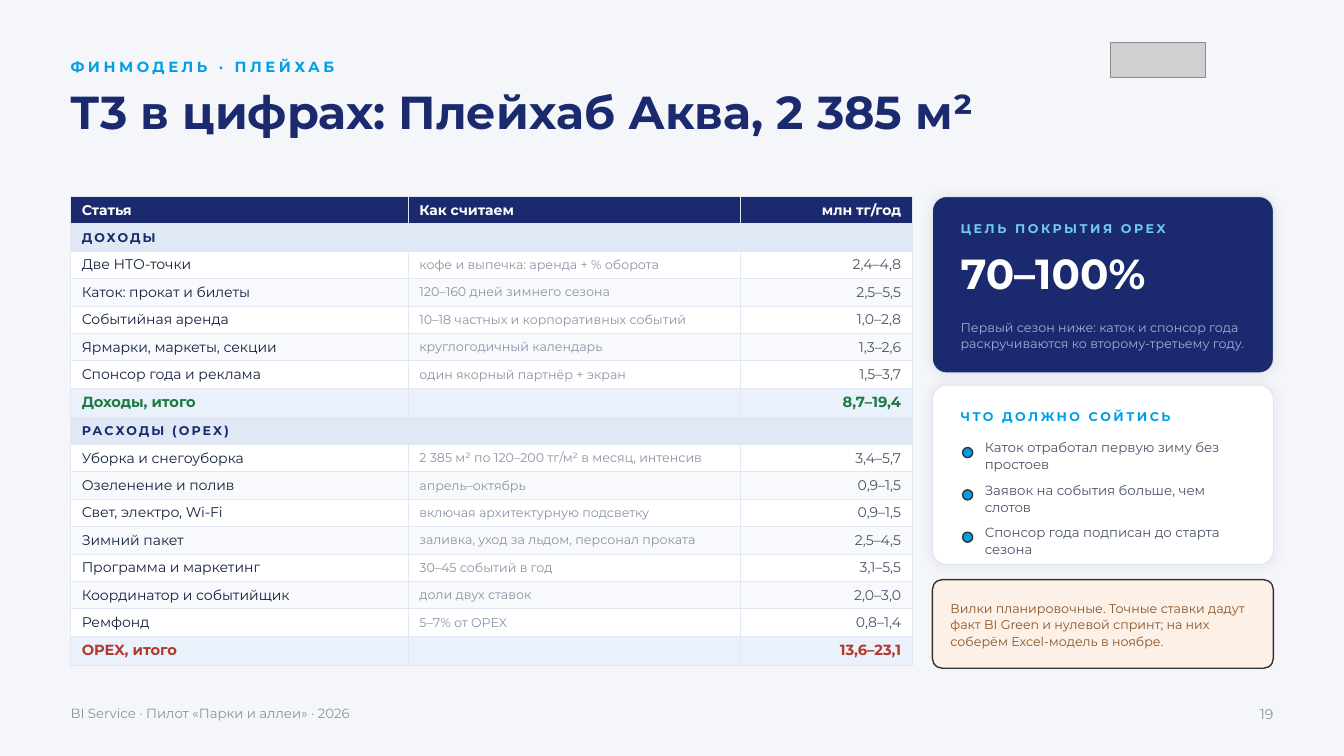
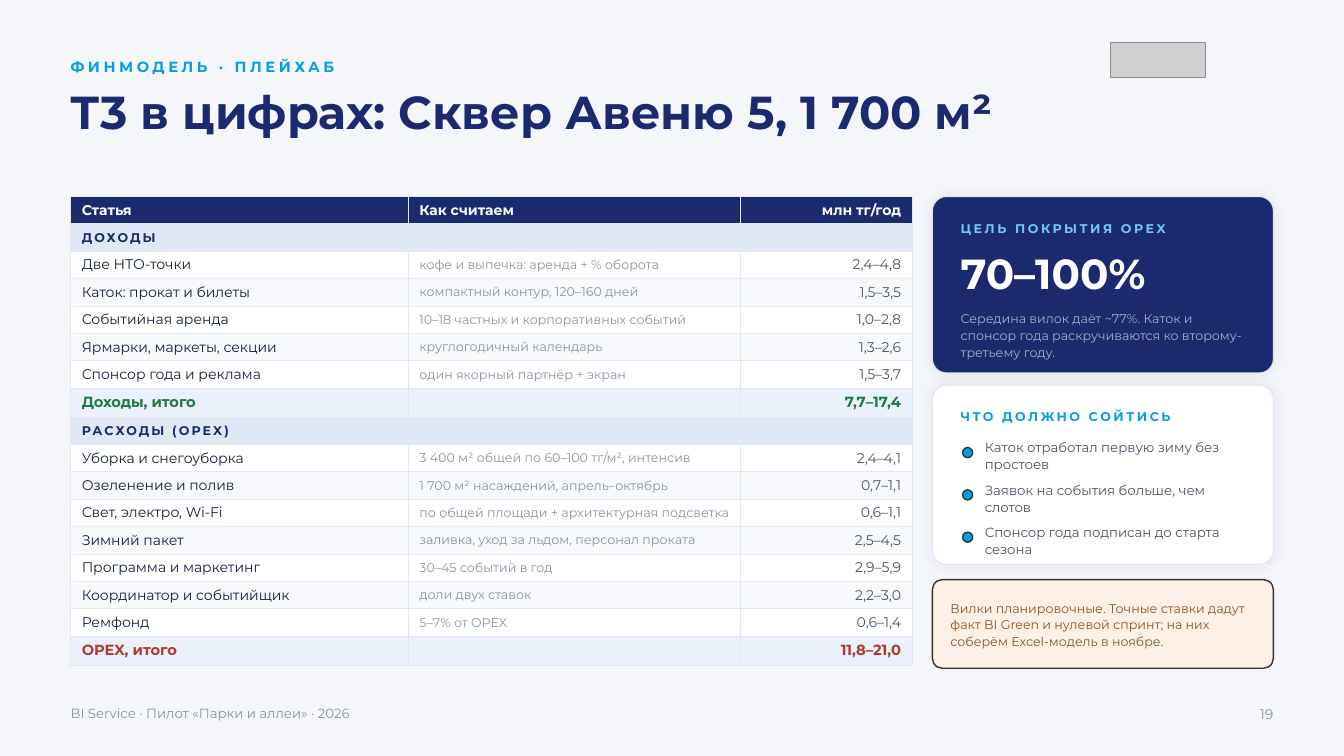
Before and after one commit to jprashkevich/bi-korshiler, a slide deck: slide 20 of docs/research/BIG-Life-park-pilot.pptx. Drawn at 1344x756 pixels with LibreOffice and Linux fonts; fonts in the diff are those of the drawing; grey boxes stand for pictures. Boxes give left, top, right and bottom in pixels: in the first picture for what was removed or moved away, otherwise in the second. Text is boxed around its words. In the diff, an @@ line names an element or a change of style, - is before the commit and + after.

```diff
--- a/docs/research/BIG-Life-park-pilot.pptx
+++ b/docs/research/BIG-Life-park-pilot.pptx
@@ text at [71,94,993,138]: text changed @@
-Т3 в цифрах: Плейхаб Аква, 2 385 м²
+Т3 в цифрах: Сквер Авеню 5, 1 700 м²
@@ table at [71,197,912,662] @@
-row 4, column 2: 120–160 дней зимнего сезона
+row 4, column 2: компактный контур, 120–160 дней
-row 4, column 3: 2,5–5,5
+row 4, column 3: 1,5–3,5
-row 8, column 3: 8,7–19,4
+row 8, column 3: 7,7–17,4
-row 10, column 2: 2 385 м² по 120–200 тг/м² в месяц, интенсив
+row 10, column 2: 3 400 м² общей по 60–100 тг/м², интенсив
-row 10, column 3: 3,4–5,7
+row 10, column 3: 2,4–4,1
-row 11, column 2: апрель–октябрь
+row 11, column 2: 1 700 м² насаждений, апрель–октябрь
-row 11, column 3: 0,9–1,5
+row 11, column 3: 0,7–1,1
-row 12, column 2: включая архитектурную подсветку
+row 12, column 2: по общей площади + архитектурная подсветка
-row 12, column 3: 0,9–1,5
+row 12, column 3: 0,6–1,1
-row 14, column 3: 3,1–5,5
+row 14, column 3: 2,9–5,9
-row 15, column 3: 2,0–3,0
+row 15, column 3: 2,2–3,0
-row 16, column 3: 0,8–1,4
+row 16, column 3: 0,6–1,4
-row 17, column 3: 13,6–23,1
+row 17, column 3: 11,8–21,0
@@ text at [961,314,1242,360]: text changed @@
-Первый сезон ниже: каток и спонсор года раскручиваются ко второму-третьему году.
+Середина вилок даёт ~77%. Каток и спонсор года раскручиваются ко второму-третьему году.
```
Also in this commit, not shown: 8 other slides changed, 1 slide added, 1 other file.
